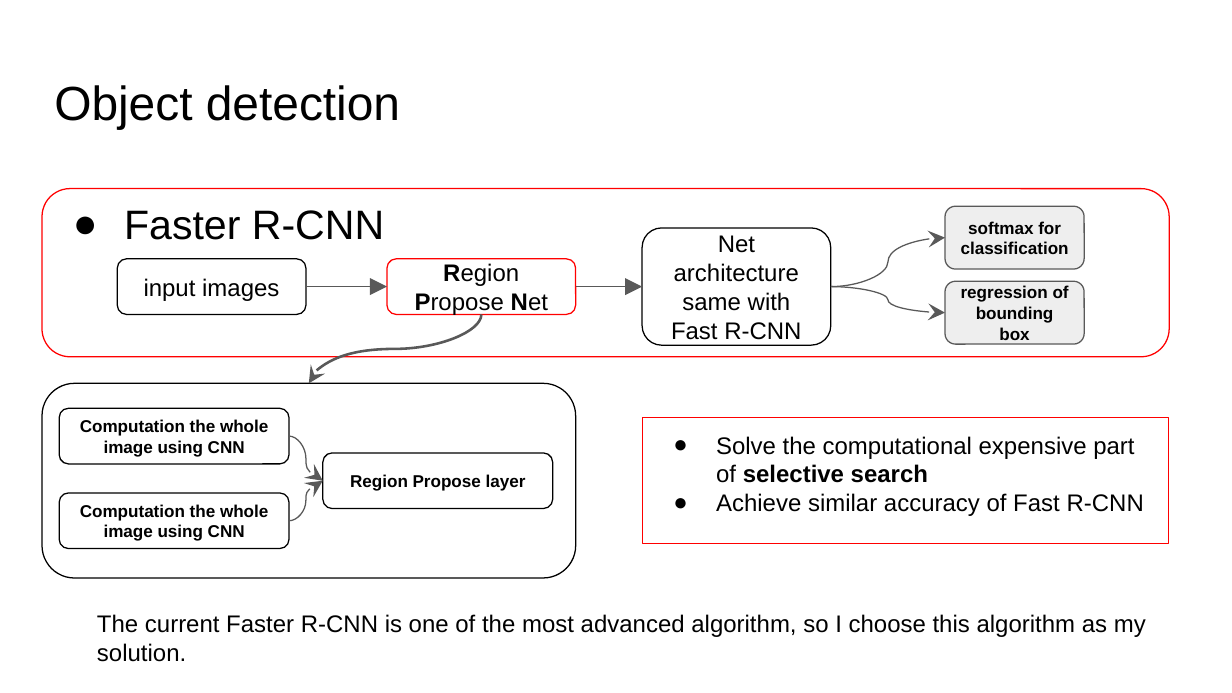
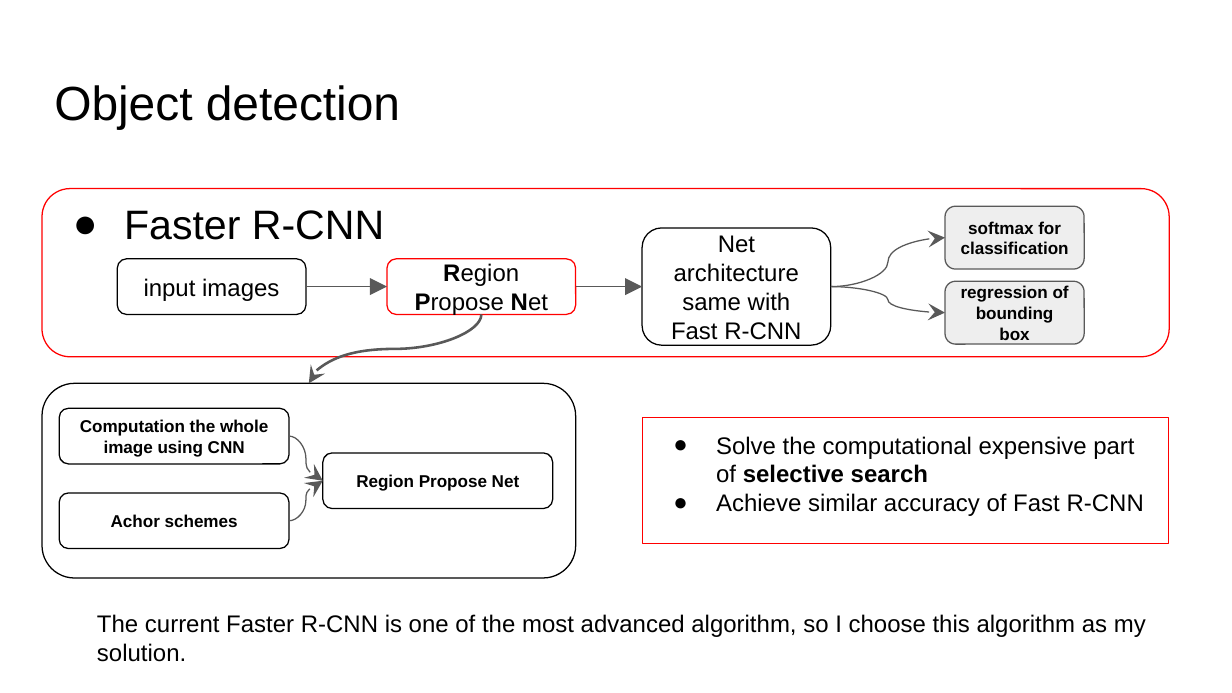
Before and after one commit to kwkwvenusgod/Shopee_ObjectDetection, a slide deck: slide 7 of report/Object-Detection-for-Shopee-Data.pptx (slide 6 before the commit). Drawn at 1232x693 pixels with LibreOffice and Linux fonts; fonts in the diff are those of the drawing. Boxes give left, top, right and bottom in pixels: in the first picture for what was removed or moved away, otherwise in the second. Text is boxed around its words. In the diff, an @@ line names an element or a change of style, - is before the commit and + after.

```diff
--- a/report/Object-Detection-for-Shopee-Data.pptx
+++ b/report/Object-Detection-for-Shopee-Data.pptx
@@ text in rounded rectangle at (356, 474, 519, 491): text changed @@
-Region Propose layer
+Region Propose Net
@@ text in rounded rectangle at (111, 514, 238, 527): text changed @@
-Computation the whole image using CNN
+Achor schemes
```
Also in this commit, not shown: 3 other slides changed, 2 slides added, 1 other file.
